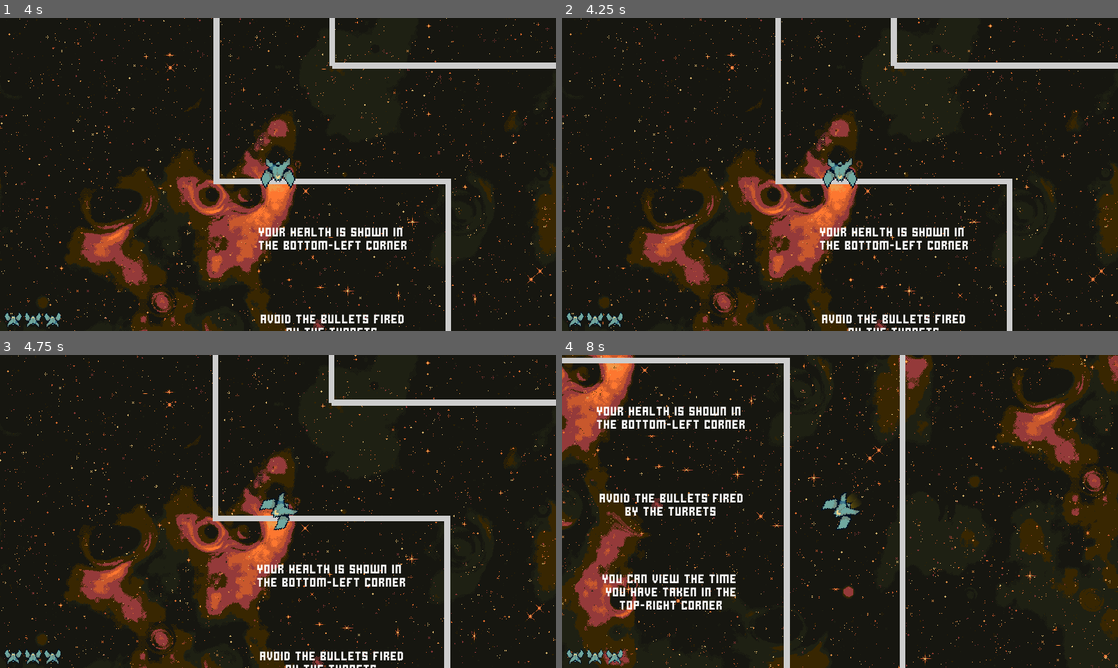
Above: before the commit, frames 1-4 (two rows, left to right).
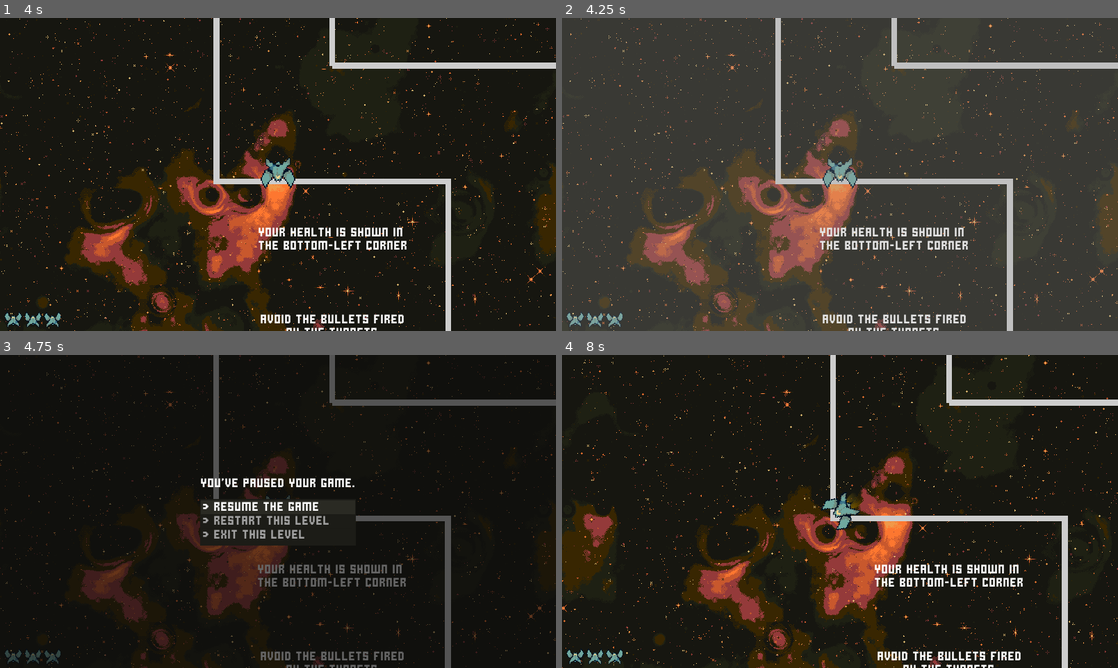
Above: after the commit, the same moments.

Repository: AnEnigmaticBug/chronozine
Game: Godot game, scene res://src/levels/WarmUp.tscn
The game is run twice, just before and just after one commit, with the same random seed, the same clock (stepped at 60 frames per second) and the same inputs. The project has no main scene, so this scene is started directly.
Inputs:
- Up to frame 1 (4 s): tap Enter at 0.5 s; hold Space (accelerate) 0.53-1.28 s; hold Down (point_dn) 0.53-1.28 s; tap Left (point_lt) at 1.35 s; tap Space (accelerate) at 2 s; hold Right (point_rt) 2.03-2.78 s; hold Space (accelerate) 2.03-3.53 s; tap Ctrl (slo_mo) at 2.85 s; hold Down (point_dn) from 3.53 s (still down)
- Up to frame 2 (4.25 s): keep holding Down (point_dn); tap Escape (pause, bound only after the commit) at 4.15 s
- Up to frame 3 (4.75 s): release Down (point_dn) at 4.28 s; tap Left (point_lt) at 4.35 s
- Up to frame 4 (8 s): hold Right (point_rt) 5.03-5.78 s; hold Space (accelerate) from 5.78 s (still down); tap Ctrl (slo_mo) at 5.85 s; hold Down (point_dn) 6.53-7.28 s; tap Left (point_lt) at 7.35 s

Frame 1 is identical in both runs. In frame 2, 96% of the frame differs, in the area x 0-100%, y 0-100%; in frame 3, 19%; in frame 4, 37%.

Commit message:
Create pause and retry menus

Diff:
--- a/chronozine/project.godot
+++ b/chronozine/project.godot
@@ -24,10 +24,25 @@
 "language": "GDScript",
 "path": "res://src/levels/Level.gd"
 }, {
+"base": "VBoxContainer",
+"class": "PauseMenu",
+"language": "GDScript",
+"path": "res://src/gui/menus/pause/PauseMenu.gd"
+}, {
 "base": "KinematicBody2D",
 "class": "Player",
 "language": "GDScript",
 "path": "res://src/player/Player.gd"
+}, {
+"base": "VBoxContainer",
+"class": "RetryMenu",
+"language": "GDScript",
+"path": "res://src/gui/menus/retry/RetryMenu.gd"
+}, {
+"base": "ColorRect",
+"class": "Scrim",
+"language": "GDScript",
+"path": "res://src/gui/controls/Scrim.gd"
 }, {
 "base": "StaticBody2D",
 "class": "WallReifier",
@@ -38,7 +53,10 @@
 "HealthBar": "",
 "Laser": "",
 "Level": "",
+"PauseMenu": "",
 "Player": "",
+"RetryMenu": "",
+"Scrim": "",
 "WallReifier": ""
 }
 
@@ -121,6 +139,13 @@
 , Object(InputEventKey,"resource_local_to_scene":false,"resource_name":"","device":0,"alt":false,"shift":false,"control":false,"meta":false,"command":false,"pressed":false,"scancode":16777238,"unicode":0,"echo":false,"script":null)
  ]
 }
+pause={
+"deadzone": 0.5,
+"events": [ Object(InputEventJoypadButton,"resource_local_to_scene":false,"resource_name":"","device":0,"button_index":11,"pressure":0.0,"pressed":false,"script":null)
+, Object(InputEventKey,"resource_local_to_scene":false,"resource_name":"","device":0,"alt":false,"shift":false,"control":false,"meta":false,"command":false,"pressed":false,"scancode":16777217,"unicode":0,"echo":false,"script":null)
+, Object(InputEventKey,"resource_local_to_scene":false,"resource_name":"","device":0,"alt":false,"shift":false,"control":false,"meta":false,"command":false,"pressed":false,"scancode":80,"unicode":0,"echo":false,"script":null)
+ ]
+}
 
 [physics]
 
--- /dev/null
+++ b/chronozine/src/gui/controls/Scrim.gd
@@ -0,0 +1,23 @@
+class_name Scrim
+extends ColorRect
+
+
+const FADE_IN_TIME := 0.2
+
+onready var tween: Tween = $Tween
+
+
+func animate_and_show(color: Color) -> void:
+	get_tree().paused = true
+	show()
+
+	tween.interpolate_property(
+		self,
+		"color",
+		Color.transparent,
+		color,
+		FADE_IN_TIME
+	)
+	tween.start()
+
+	yield(tween, "tween_all_completed")
--- /dev/null
+++ b/chronozine/src/gui/controls/Scrim.tscn
@@ -0,0 +1,14 @@
+[gd_scene load_steps=2 format=2]
+
+[ext_resource path="res://src/gui/controls/Scrim.gd" type="Script" id=1]
+
+[node name="Scrim" type="ColorRect"]
+margin_right = 40.0
+margin_bottom = 40.0
+color = Color( 0.0313726, 0.164706, 0.184314, 0.627451 )
+script = ExtResource( 1 )
+__meta__ = {
+"_edit_use_anchors_": false
+}
+
+[node name="Tween" type="Tween" parent="."]
--- /dev/null
+++ b/chronozine/src/gui/menus/pause/PauseMenu.gd
@@ -0,0 +1,21 @@
+class_name PauseMenu
+extends VBoxContainer
+
+
+signal resumed
+
+
+func present() -> void:
+	show()
+	var options: ItemList = $Options
+	options.grab_focus()
+	options.select(0)
+
+
+func _on_Options_item_activated(index: int) -> void:
+	get_tree().paused = false
+
+	match index:
+		0: emit_signal("resumed")
+		1: get_tree().reload_current_scene()
+		2: get_tree().quit()
--- /dev/null
+++ b/chronozine/src/gui/menus/pause/PauseMenu.tscn
@@ -0,0 +1,35 @@
+[gd_scene load_steps=2 format=2]
+
+[ext_resource path="res://src/gui/menus/pause/PauseMenu.gd" type="Script" id=1]
+
+[node name="PauseMenu" type="VBoxContainer" groups=[
+"menu",
+]]
+anchor_left = 0.5
+anchor_top = 0.5
+anchor_right = 0.5
+anchor_bottom = 0.5
+margin_left = -20.0
+margin_top = -20.0
+margin_right = 20.0
+margin_bottom = 20.0
+custom_constants/separation = 16
+script = ExtResource( 1 )
+__meta__ = {
+"_edit_use_anchors_": false
+}
+
+[node name="Message" type="Label" parent="."]
+margin_right = 166.0
+margin_bottom = 14.0
+text = "You've paused your game."
+align = 1
+
+[node name="Options" type="ItemList" parent="."]
+margin_top = 30.0
+margin_right = 166.0
+margin_bottom = 93.0
+items = [ "> Resume the game", null, false, "> Restart this level", null, false, "> Exit this level", null, false ]
+auto_height = true
+
+[connection signal="item_activated" from="Options" to="." method="_on_Options_item_activated"]
--- /dev/null
+++ b/chronozine/src/gui/menus/retry/RetryMenu.gd
@@ -0,0 +1,17 @@
+class_name RetryMenu
+extends VBoxContainer
+
+
+func present() -> void:
+	show()
+	var options: ItemList = $Options
+	options.grab_focus()
+	options.select(0)
+
+
+func _on_Options_item_activated(index: int) -> void:
+	get_tree().paused = false
+
+	match index:
+		0: get_tree().reload_current_scene()
+		1: get_tree().quit()
--- /dev/null
+++ b/chronozine/src/gui/menus/retry/RetryMenu.tscn
@@ -0,0 +1,27 @@
+[gd_scene load_steps=2 format=2]
+
+[ext_resource path="res://src/gui/menus/retry/RetryMenu.gd" type="Script" id=1]
+
+[node name="RetryMenu" type="VBoxContainer"]
+margin_right = 40.0
+margin_bottom = 40.0
+custom_constants/separation = 16
+script = ExtResource( 1 )
+__meta__ = {
+"_edit_use_anchors_": false
+}
+
+[node name="Message" type="Label" parent="."]
+margin_right = 290.0
+margin_bottom = 14.0
+text = "Your ship was destroyed. Rewind to the start?"
+align = 1
+
+[node name="Options" type="ItemList" parent="."]
+margin_top = 30.0
+margin_right = 290.0
+margin_bottom = 75.0
+items = [ "> Yes. My people need me.", null, false, "> No. I will do that later.", null, false ]
+auto_height = true
+
+[connection signal="item_activated" from="Options" to="." method="_on_Options_item_activated"]
--- /dev/null
+++ b/chronozine/src/gui/themes/MainTheme.tres
@@ -0,0 +1,20 @@
+[gd_resource type="Theme" load_steps=5 format=2]
+
+[ext_resource path="res://assets/fonts/stacked_pixel.ttf" type="DynamicFontData" id=1]
+
+[sub_resource type="StyleBoxFlat" id=1]
+bg_color = Color( 0.113725, 0.113725, 0.0941176, 1 )
+corner_detail = 1
+
+[sub_resource type="StyleBoxFlat" id=2]
+bg_color = Color( 0.168627, 0.168627, 0.141176, 1 )
+corner_detail = 1
+
+[sub_resource type="DynamicFont" id=3]
+size = 24
+font_data = ExtResource( 1 )
+
+[resource]
+default_font = SubResource( 3 )
+ItemList/styles/bg_focus = SubResource( 1 )
+ItemList/styles/selected_focus = SubResource( 2 )
--- a/chronozine/src/levels/Level.gd
+++ b/chronozine/src/levels/Level.gd
@@ -6,6 +6,9 @@
 const SLO_MO := 0.125
 
 onready var lasers: Node2D = $Lasers
+onready var scrim: Scrim = $Gui/Scrim
+onready var pause_menu: PauseMenu = $Gui/Menus/Pause
+onready var retry_menu: RetryMenu = $Gui/Menus/Retry
 
 
 func _ready() -> void:
@@ -13,6 +16,13 @@
 
 	for gun in get_tree().get_nodes_in_group("gun"):
 		gun.connect("laser_fired", self, "_on_laser_fired")
+
+
+func _unhandled_input(event: InputEvent) -> void:
+	if Input.is_action_just_pressed("pause"):
+		get_tree().paused = true
+		yield(scrim.animate_and_show(Color(0x0c0c0ca0)), "completed")
+		pause_menu.present()
 
 
 func _on_Goal_body_entered(body: Node) -> void:
@@ -29,10 +39,20 @@
 
 
 func _on_Player_died() -> void:
-	get_tree().reload_current_scene()
+	# In case the player died doing slo-mo
+	Engine.time_scale = 1.0
+
+	get_tree().paused = true
+	yield(scrim.animate_and_show(Color(0x6f101060)), "completed")
+	retry_menu.present()
 
 
 func _on_laser_fired(pos: Vector2, dir: Vector2) -> void:
 	var laser: Laser = LASER_SCN.instance()
 	lasers.add_child(laser)
 	laser.init(pos, dir)
+
+
+func _on_PauseMenu_resumed() -> void:
+	scrim.hide()
+	pause_menu.hide()
--- a/chronozine/src/levels/Level.tscn
+++ b/chronozine/src/levels/Level.tscn
@@ -1,11 +1,15 @@
-[gd_scene load_steps=7 format=2]
+[gd_scene load_steps=11 format=2]
 
 [ext_resource path="res://assets/images/background/background0.png" type="Texture" id=1]
 [ext_resource path="res://assets/images/background/background1.png" type="Texture" id=2]
 [ext_resource path="res://src/player/Player.tscn" type="PackedScene" id=3]
 [ext_resource path="res://src/walls/WallReifier.tscn" type="PackedScene" id=4]
+[ext_resource path="res://src/gui/controls/Scrim.tscn" type="PackedScene" id=5]
 [ext_resource path="res://src/levels/Level.gd" type="Script" id=6]
+[ext_resource path="res://src/gui/menus/pause/PauseMenu.tscn" type="PackedScene" id=7]
 [ext_resource path="res://src/goal/Goal.tscn" type="PackedScene" id=8]
+[ext_resource path="res://src/gui/themes/MainTheme.tres" type="Theme" id=9]
+[ext_resource path="res://src/gui/menus/retry/RetryMenu.tscn" type="PackedScene" id=10]
 
 [node name="Level" type="Node2D"]
 script = ExtResource( 6 )
@@ -54,7 +58,44 @@
 
 [node name="Lasers" type="Node2D" parent="."]
 
+[node name="Gui" type="CanvasLayer" parent="."]
+pause_mode = 2
+
+[node name="Scrim" parent="Gui" instance=ExtResource( 5 )]
+visible = false
+anchor_right = 1.0
+anchor_bottom = 1.0
+margin_right = 0.0
+margin_bottom = 0.0
+
+[node name="Menus" type="Control" parent="Gui"]
+anchor_right = 1.0
+anchor_bottom = 1.0
+theme = ExtResource( 9 )
+__meta__ = {
+"_edit_use_anchors_": false
+}
+
+[node name="Pause" parent="Gui/Menus" instance=ExtResource( 7 )]
+visible = false
+margin_left = -135.0
+margin_top = -58.5
+margin_right = 135.0
+margin_bottom = 58.5
+
+[node name="Retry" parent="Gui/Menus" instance=ExtResource( 10 )]
+visible = false
+anchor_left = 0.5
+anchor_top = 0.5
+anchor_right = 0.5
+anchor_bottom = 0.5
+margin_left = -253.0
+margin_top = -40.5
+margin_right = 253.0
+margin_bottom = 40.5
+
 [connection signal="body_entered" from="Goal" to="." method="_on_Goal_body_entered"]
 [connection signal="died" from="Player" to="." method="_on_Player_died"]
 [connection signal="started_slo_mo" from="Player" to="." method="_on_Player_started_slo_mo"]
 [connection signal="stopped_slo_mo" from="Player" to="." method="_on_Player_stopped_slo_mo"]
+[connection signal="resumed" from="Gui/Menus/Pause" to="." method="_on_PauseMenu_resumed"]
